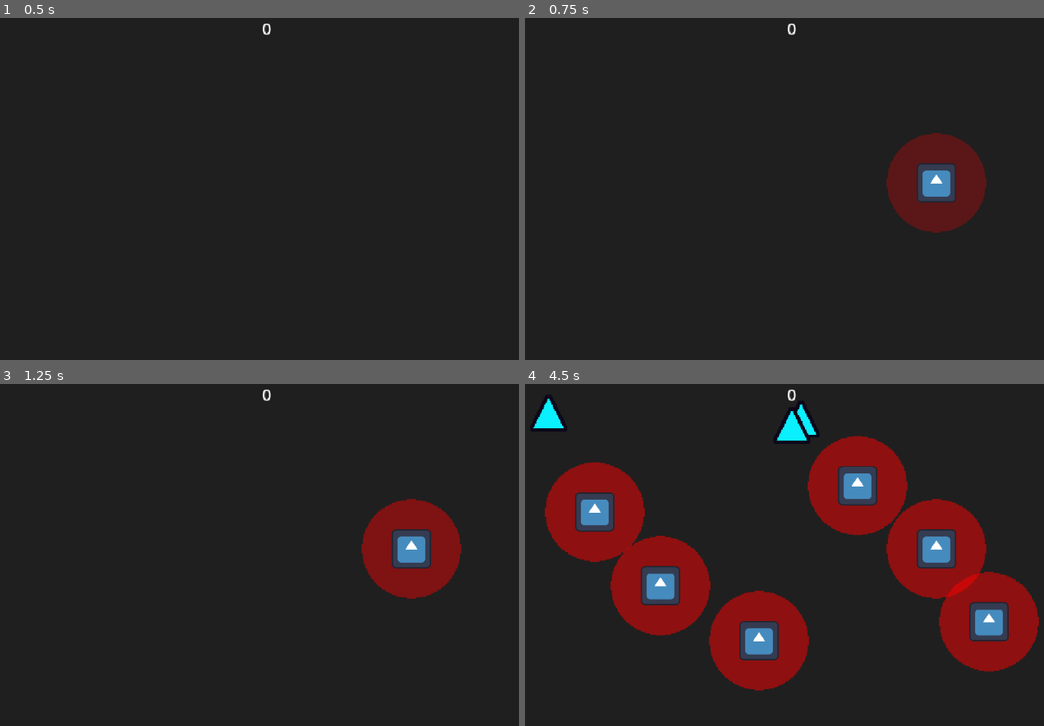
Above: before the commit, frames 1-4 (two rows, left to right).
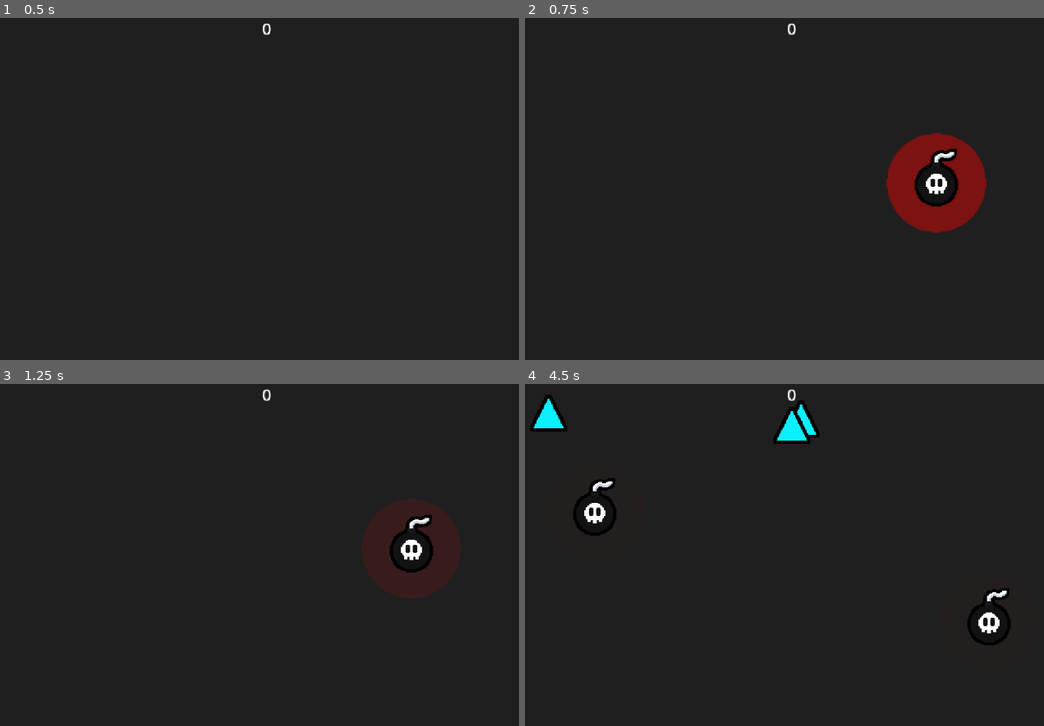
Above: after the commit, the same moments.

Repository: SpicyTime/BlastForge
Game: Godot game, scene res://main/main.tscn
Two runs of this game, one before a commit and one after it. Both use one fixed random seed, a clock stepped at 60 frames per second and the inputs below. The engine's default icon, where the game draws it, is replaced by a stand-in: a white triangle on a blue panel in a dark square.
Inputs (mouse positions are in pixels of both pictures, inside the frame that each line leads up to):
- Up to frame 1 (0.5 s): no input
- Up to frame 2 (0.75 s): tap Enter at 0.5 s; move the mouse to (935, 182) at 0.52 s; click (935, 182) at 0.6 s
- Up to frame 3 (1.25 s): no input
- Up to frame 4 (4.5 s): move the mouse to (659, 585) at 1.27 s; click (659, 585) at 1.35 s; move the mouse to (857, 486) at 2.02 s; click (857, 486) at 2.1 s; move the mouse to (758, 640) at 2.77 s; click (758, 640) at 2.85 s; move the mouse to (986, 623) at 3.52 s; click (986, 623) at 3.6 s; move the mouse to (592, 510) at 4.27 s; click (592, 510) at 4.35 s

Frame 1 is identical in both runs. In frame 2, 4.3% of the frame differs, in the area x 69-89%, y 33-63%; in frame 3, 4.3%; in frame 4, 26%, in the area x 1-100%, y 3-90%.

Commit message:
Drew and added a placeholder bomb sprite

Diff:
--- a/explosives/explosive.gd
+++ b/explosives/explosive.gd
@@ -1,7 +1,7 @@
 class_name Explosive
 extends Node2D
 @export var keep_detection_active: bool = false
-var detonation_time: float = 11.5
+var detonation_time: float = 1.15
 var phase_time: float = 0.0
 var red_material: ShaderMaterial = preload("res://explosives/materials/red_circle_material.tres")
 @onready var explosive_area_shader_box: Sprite2D = $ExplosiveAreaShaderBox
--- a/explosives/explosive.tscn
+++ b/explosives/explosive.tscn
@@ -1,7 +1,7 @@
 [gd_scene load_steps=8 format=3 uid="uid://ct3xcei10tcq0"]
 
 [ext_resource type="Script" uid="uid://dmw3gpe8emwgh" path="res://explosives/explosive.gd" id="1_ejdfl"]
-[ext_resource type="Texture2D" uid="uid://do5361g8a3kp3" path="res://icon.svg" id="1_p8wef"]
+[ext_resource type="Texture2D" uid="uid://dm5612tygr7y0" path="res://explosives/explosive_bomb_sprite.png" id="2_5rd10"]
 [ext_resource type="PackedScene" uid="uid://bd8xm30ep1ibx" path="res://explosives/explosive_area_shader_box.tscn" id="3_wvlh0"]
 [ext_resource type="Material" uid="uid://bxctswug6cia7" path="res://explosives/materials/green_circle_material.tres" id="4_00hdp"]
 [ext_resource type="PackedScene" uid="uid://dgtb8vq48acyh" path="res://health_system/hitbox.tscn" id="4_5rd10"]
@@ -18,9 +18,8 @@
 
 [node name="ExplosiveSprite" type="Sprite2D" parent="."]
 z_index = 2
-position = Vector2(-3.5762787e-07, 0)
-scale = Vector2(0.3, 0.3)
-texture = ExtResource("1_p8wef")
+position = Vector2(-3.5762787e-07, -5)
+texture = ExtResource("2_5rd10")
 
 [node name="ExplosiveAreaShaderBox" parent="." instance=ExtResource("3_wvlh0")]
 z_index = 1
--- a/explosives/materials/red_circle_material.tres
+++ b/explosives/materials/red_circle_material.tres
@@ -6,5 +6,5 @@
 shader = ExtResource("1_5ivv4")
 shader_parameter/radius = 0.7530000357675
 shader_parameter/circle_color = Color(1, 0, 0, 0.5)
-shader_parameter/speed = 8.0
+shader_parameter/speed = 6.0
 shader_parameter/phase_offset = 0.0
Binary file changed: breakables/sprites/triangle_sprite.png
Binary file added: explosives/explosive_bomb_sprite.png
